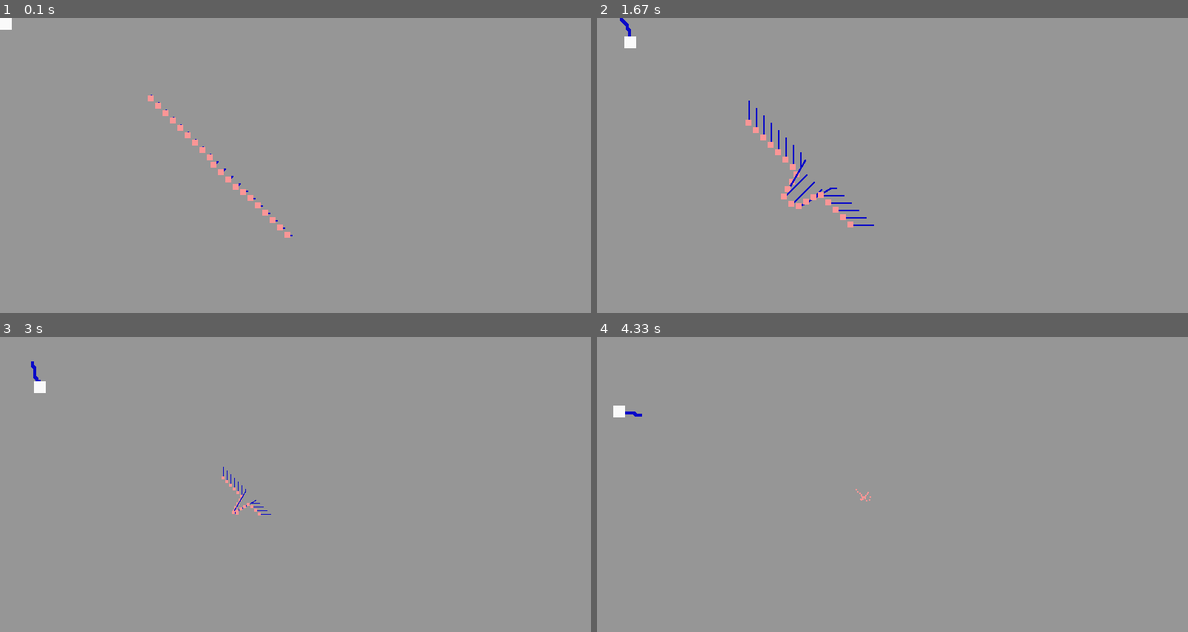
Above: before the commit, frames 1-4 (two rows, left to right).
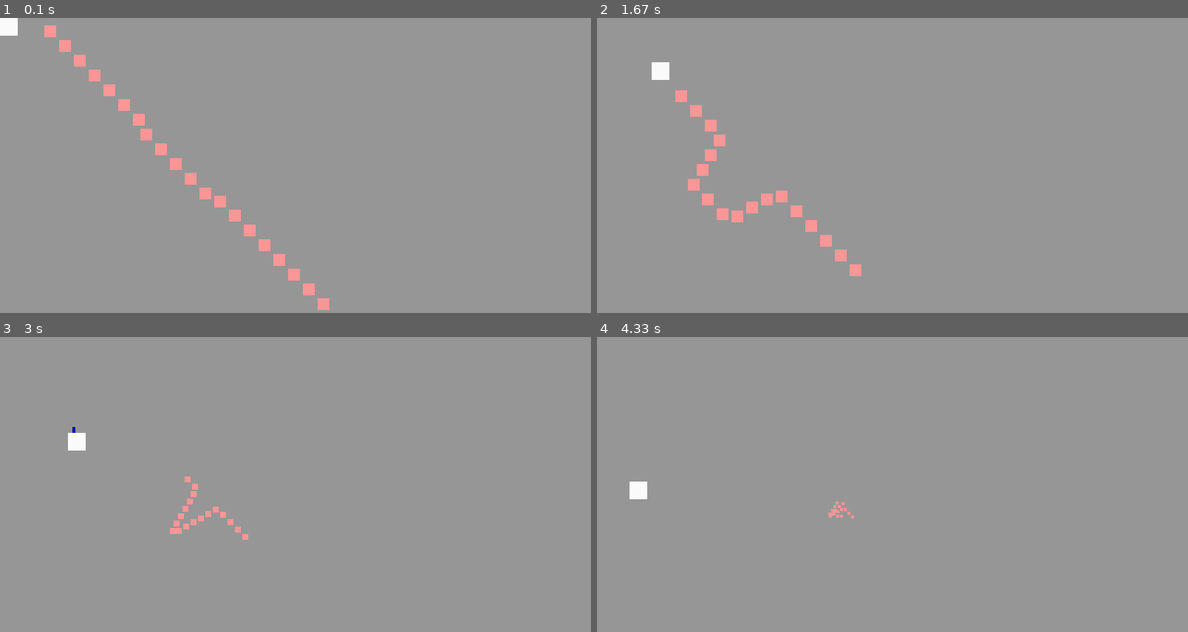
Above: after the commit, the same moments.

Repository: matuqam/pygame_spawning
Game: pygame game, started from main.py
The game is run twice, just before and just after one commit, with the same random seed, the same clock (stepped at 60 frames per second) and the same inputs.
Inputs:
- Up to frame 1 (0.1 s): no input
- Up to frame 2 (1.67 s): hold F 0.33-0.8 s; hold D 0.33-0.8 s; hold K 0.83-1.3 s; hold D 0.83-1.3 s; tap F at 0.9, 1.2 s; tap E at 0.98 s; tap J at 1.33 s
- Up to frame 3 (3 s): tap L at 1.67 s; hold D 2-2.47 s; tap F at 2.07, 2.37, 2.57, 2.9 s; tap E at 2.15 s; hold W 2.5-2.8 s; tap U at 2.65 s; hold D from 2.83 s (still down)
- Up to frame 4 (4.33 s): tap F at 3.2, 3.4, 3.73, 4.07 s; release D at 3.3 s; hold I 3.33-3.63 s; hold S 3.33-3.63 s; tap E at 3.48 s; hold S 3.67-3.97 s; tap U at 3.82 s; hold W from 4 s (still down)

The runs differ from the first frame. In frame 1, 2.1% of the frame differs, in the area x 0-56%, y 0-99%; in frame 2, 2.4%, in the area x 3-47%, y 0-88%; in frame 3, 0.8%; in frame 4, 0.4%.

Commit message:
Added collisions and path trails

Diff:
--- a/engine.py
+++ b/engine.py
@@ -40,46 +40,46 @@
         elif key == MoveKey.FORWARD.value:
             protagonist.parallax *= 2
         elif key == MoveKey.RIGHT.value:
-            protagonist.movement.x += 1
+            protagonist.movement.x += protagonist.speed
         elif key == MoveKey.LEFT.value:
-            protagonist.movement.x += -1
+            protagonist.movement.x += -protagonist.speed
         elif key == MoveKey.UP.value:
-            protagonist.movement.y += -1
+            protagonist.movement.y += -protagonist.speed
         elif key == MoveKey.DOWN.value:
-            protagonist.movement.y += 1
+            protagonist.movement.y += protagonist.speed
         elif key == MoveKey.CAMERA_BACKWARD.value:
             camera.parallax /= 2
         elif key == MoveKey.CAMERA_FORWARD.value:
             camera.parallax *= 2
         elif key == MoveKey.CAMERA_RIGHT.value:
-            camera.movement.x += 1
+            camera.movement.x += protagonist.speed
         elif key == MoveKey.CAMERA_LEFT.value:
-            camera.movement.x += -1
+            camera.movement.x += -protagonist.speed
         elif key == MoveKey.CAMERA_UP.value:
-            camera.movement.y += -1
+            camera.movement.y += -protagonist.speed
         elif key == MoveKey.CAMERA_DOWN.value:
-            camera.movement.y += 1
+            camera.movement.y += protagonist.speed
         elif key == MoveKey.CAMERA_SHAKE.value:
             camera.shake(duration=3, amplitude=2, time_unit=10)
 
     @classmethod
     def key_up(cls, key:MoveKey, protagonist:'Entity|Camera'):
         if key == MoveKey.RIGHT.value:
-            protagonist.movement.x -= 1
+            protagonist.movement.x -= protagonist.speed
         elif key == MoveKey.LEFT.value:
-            protagonist.movement.x -= -1
+            protagonist.movement.x -= -protagonist.speed
         elif key == MoveKey.UP.value:
-            protagonist.movement.y -= -1
+            protagonist.movement.y -= -protagonist.speed
         elif key == MoveKey.DOWN.value:
-            protagonist.movement.y -= 1
+            protagonist.movement.y -= protagonist.speed
         elif key == MoveKey.CAMERA_RIGHT.value:
-            camera.movement.x -= 1
+            camera.movement.x -= protagonist.speed
         elif key == MoveKey.CAMERA_LEFT.value:
-            camera.movement.x -= -1
+            camera.movement.x -= -protagonist.speed
         elif key == MoveKey.CAMERA_UP.value:
-            camera.movement.y -= -1
+            camera.movement.y -= -protagonist.speed
         elif key == MoveKey.CAMERA_DOWN.value:
-            camera.movement.y  -=  1
+            camera.movement.y -= protagonist.speed
 
     @classmethod
     def quit(cls):
@@ -134,6 +134,43 @@
                         int(round(self.y, ndigits=ndigits)))
 
     __rmul__ = __mul__
+
+
+class Collision:
+    '''
+    Temporary entity can be used as an explosion. Often the result of a collision
+    '''
+    def __init__(self, rect:Rect, parallax:int=1, color=(10,10,10), speed=1, timer=1000):
+        self.rect = rect
+        self.parallax = parallax
+        self.color=color
+        self.speed = speed
+        self.temporary = True
+        self.timer = timer
+
+    def tick(self):
+        '''
+        Perform actions that should be done at each tick of the game.
+            * move
+            * decrement self.timer
+        '''
+        self.timer -= 1
+
+    @staticmethod
+    def get_collissions(rect:Rect, others:list[Rect])->List[Rect]:
+        '''
+        Get a list of indices from others that collide with rect.
+
+        rect:
+            Rect to check for collisions against
+
+        others:
+            List of Rect to get colliders from
+
+        Return:
+            list of indices of the others list that collided with rect
+        '''
+        return rect.collidelistall(others)
 
 
 class Entity:
@@ -146,6 +183,10 @@
         self.movement = Vector2d(x=0,y=0)
         self.destinations = []
         self.previous_pos = []
+        self.trail = 1
+
+    def __repr__(self):
+        return f'{self.rect}'
 
     def _has_destination(self):
         return len(self.destinations) > 0
@@ -156,9 +197,16 @@
     def pos_center(self):
         return Vector2d(self.rect.centerx, self.rect.centery)
 
+    def trail_length(self, change:int):
+        '''
+        change:
+            the change in length of the trail to be drawn
+        '''
+        self.trail += change
+
     def _draw_position_trail(self):
         self.previous_pos.append(self.pos_center())
-        for pos in self.previous_pos[-60:]:
+        for pos in self.previous_pos[-self.trail:]:
             pygame.draw.rect(camera.surface, BLUE, camera_draw(camera, Rect(pos.x, pos.y, 4, 4), self.parallax))
 
     def move(self, movement:Vector2d=None):
@@ -169,7 +217,6 @@
         self._draw_position_trail()
 
         if self._has_destination():
-            print(f'position (x:{self.rect.x}, y:{self.rect.y}; target: {self.destinations[0]}')
             delta = self.destinations[0] - Vector2d(self.rect.x, self.rect.y)
             if delta.magnitude() <= self.speed * 10:
                 self.cycle_destination()
@@ -185,6 +232,41 @@
     def cycle_destination(self):
         self.destinations = self.destinations[1:] + self.destinations[:1]
 
+
+class Entities:
+    '''
+    Has the list of entities in the game.
+    It holds the logic to despawn an entity.
+    '''
+    def __init__(self, protagonist:Rect, objects:List[Entity|Collision]=None):
+        self.entities = [] if objects is None else objects
+        self.protatonist = protagonist
+
+    def tick(self):
+        # check for collisions with protagonist
+        collisions = Collision.get_collissions(self.protatonist.rect, self.entities)
+        if len(collisions) > 0:
+            camera.shake(duration=0.5, amplitude=2, time_unit=10)
+            self.protatonist.trail_length(change=5)
+        # remove elements that collide with protagonist
+        self.entities = self.despawn(collisions)
+
+    def spawn(self, object:Entity|Collision):
+        '''
+        object:
+            object to add to self.entities
+        '''
+        self.entities.append(object)
+
+    def despawn(self, indecies):
+        '''
+        indecies:
+            indecies of entities to be removed from self.entities
+
+        return:
+            list purged of index entitie
+        '''
+        return [self.entities[i] for i in range(len(self.entities)) if i not in indecies]
 
 
 class Camera:
--- a/main.py
+++ b/main.py
@@ -14,19 +14,19 @@
 engine.camera = camera
 
 
-protagonist = Entity(Rect(0,0, 16, 16), color=(250,250,250))
+protagonist = Entity(Rect(0,0, 24, 24), color=(250,250,250), speed=2)
 
 statics = []
 for i in range(20):
-    entity = Entity(Rect(i*20,i*20, 16, 16), parallax=0.5, color=(250,150,150))
-    # entity.movement = Vector2d(choice((-1, 1)), 0)
+    entity = Entity(Rect(i*20+60,i*20, 16, 16), parallax=1, color=(250,150,150))
     entity.add_destination(Vector2d(50, 380))
     entity.add_destination(Vector2d(randint(0, display.get_width()), randint(0, display.get_height())))
     entity.add_destination(Vector2d(randint(0, display.get_width()), randint(0, display.get_height())))
-    print(f'{entity.destinations=}')
+    entity.add_destination(Vector2d(randint(0, display.get_width()), randint(0, display.get_height())))
     statics.append(entity)
 
-elements = statics + [protagonist]
+# elements = statics + [protagonist]
+elements = Entities(protagonist, statics)
 
 
 def main_loop():
@@ -40,8 +40,16 @@
         camera.shake()
         # protagonist.move()
 
-        for element in sorted(elements, key=lambda e: e.parallax, reverse=False):
+        # manage collisions with protagonist
+        elements.tick()
+
+        protagonist.move()
+
+        # for element in sorted(elements, key=lambda e: e.parallax, reverse=False):
+        for element in sorted(elements.entities, key=lambda e: e.parallax, reverse=False):
             element.move()
+
+        for element in sorted(elements.entities+[protagonist], key=lambda e: e.parallax, reverse=False):
             pygame.draw.rect(camera.surface, color=element.color, rect=camera_draw(camera, element.rect, element.parallax))
 
         pygame.display.update()
Not shown, changed: README.md
